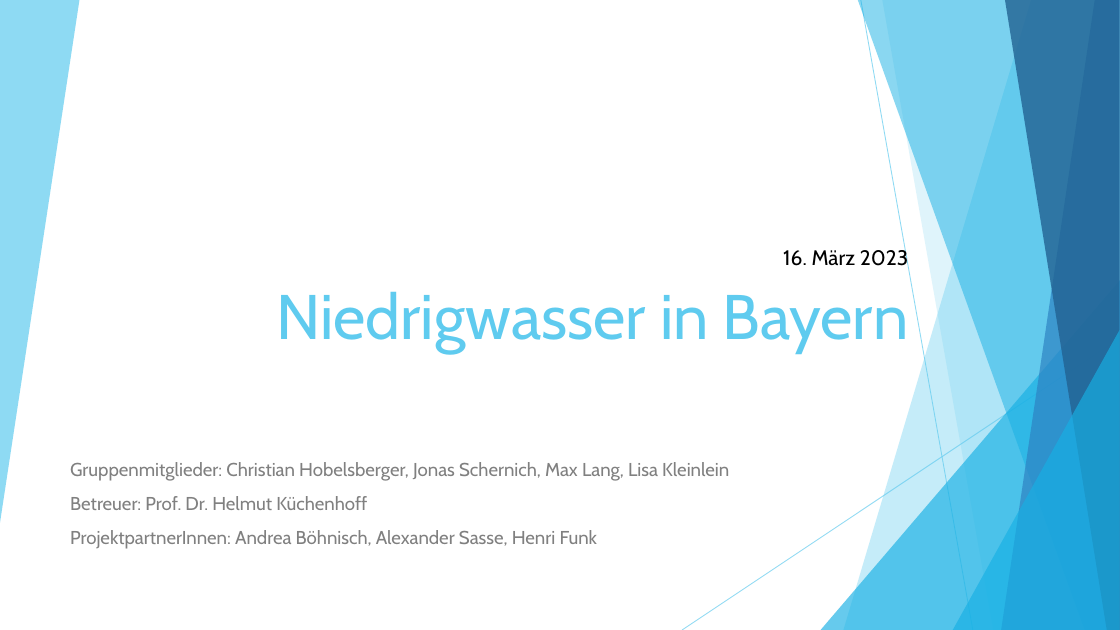
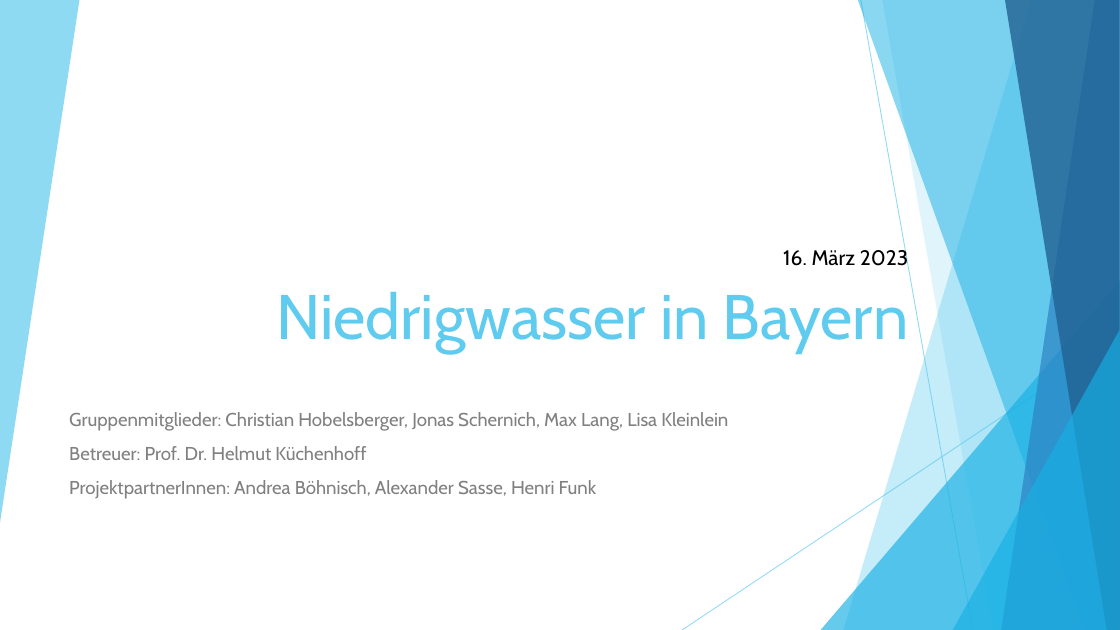
Before and after one commit to StatPrak-Droughts/Drought-Project, a slide deck: slide 1 of Zwischenpräsentation.pptx. Drawn at 1120x630 pixels with LibreOffice and Linux fonts; fonts in the diff are those of the drawing. Boxes give left, top, right and bottom in pixels: in the first picture for what was removed or moved away, otherwise in the second. Text is boxed around its words. In the diff, an @@ line names an element or a change of style, - is before the commit and + after.

```diff
--- a/Zwischenpräsentation.pptx
+++ b/Zwischenpräsentation.pptx
@@ subtitle "Gruppenmitglieder: Christian Hobelsberger, Jonas Schernich, ...": place and size @@
-subtitle "Gruppenmitglieder: Christian Hobelsberger, Jonas Schernich, ..." at [70, 462, 729, 549]
+subtitle "Gruppenmitglieder: Christian Hobelsberger, Jonas Schernich, ..." at [69, 412, 728, 499]
```
Also in this commit, not shown: 1 other slide changed, 4 slides added, 1 slide removed.
